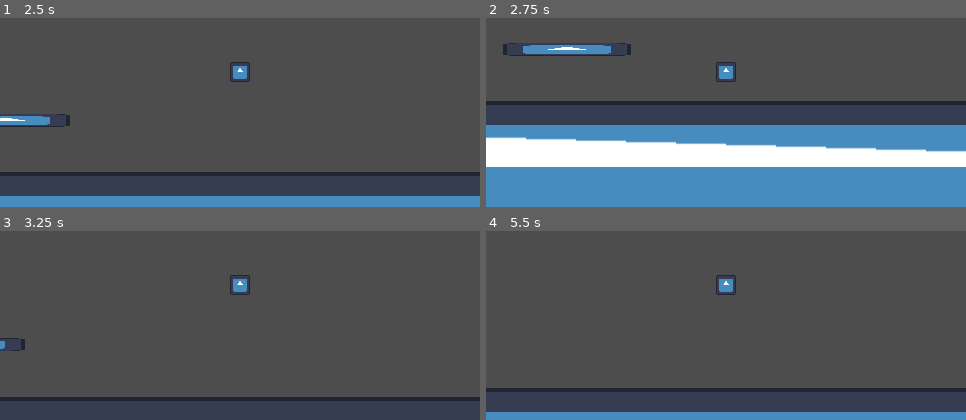
Above: before the commit, frames 1-4 (two rows, left to right).
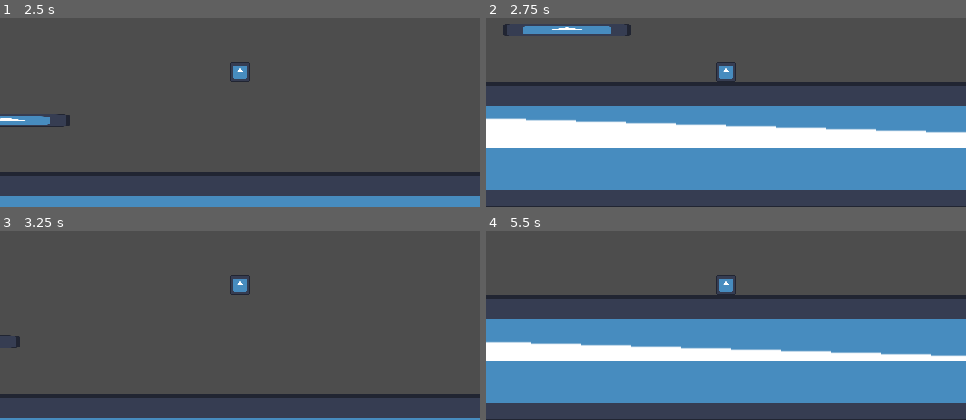
Above: after the commit, the same moments.

Repository: johnferrera29/mad_lab
Game: Godot game, scene res://scenes/main.tscn
The game is run twice, just before and just after one commit, with the same random seed, the same clock (stepped at 60 frames per second) and the same inputs. The engine's default icon, where the game draws it, is replaced by a stand-in: a white triangle on a blue panel in a dark square.
Inputs:
- Up to frame 1 (2.5 s): tap Enter at 0.5 s; hold D (move_right) 0.53-2.03 s; tap Space (jump) at 0.6, 0.77, 1.07, 1.35, 1.52, 1.82, 2.1 s; hold A (move_left) from 2.03 s (still down)
- Up to frame 2 (2.75 s): keep holding A (move_left)
- Up to frame 3 (3.25 s): release A (move_left) at 2.78 s; hold D (move_right) from 2.78 s (still down); tap Space (jump) at 2.85, 3.02 s
- Up to frame 4 (5.5 s): tap Space (jump) at 3.32, 3.6, 3.77, 4.07, 4.35, 4.52, 4.82, 5.1 s; release D (move_right) at 4.28 s; hold A (move_left) 4.28-5.03 s; hold D (move_right) from 5.03 s (still down)

Frame 1 is identical in both runs. In frame 2, 44% of the frame differs, in the area x 0-100%, y 3-100%; in frame 3, 4.4%; in frame 4, 51%, in the area x 0-100%, y 33-100%.

Commit message:
Cleanup coyote time and jump buffer implementation

Diff:
--- a/scenes/characters/player/player.tscn
+++ b/scenes/characters/player/player.tscn
@@ -40,6 +40,14 @@
 script = ExtResource("5_wss2c")
 actor = NodePath("../..")
 
-[node name="Air" type="Node" parent="StateMachine" node_paths=PackedStringArray("actor")]
+[node name="Air" type="Node" parent="StateMachine" node_paths=PackedStringArray("actor", "jump_buffer_timer", "coyote_timer")]
 script = ExtResource("6_2y2n0")
 actor = NodePath("../..")
+jump_buffer_timer = NodePath("JumpBufferTimer")
+coyote_timer = NodePath("CoyoteTimer")
+
+[node name="JumpBufferTimer" type="Timer" parent="StateMachine/Air"]
+one_shot = true
+
+[node name="CoyoteTimer" type="Timer" parent="StateMachine/Air"]
+one_shot = true
--- a/scenes/characters/player/states/player_air_state.gd
+++ b/scenes/characters/player/states/player_air_state.gd
@@ -7,13 +7,20 @@
 
 @export var actor: Player
 @export var animator: AnimatedSprite2D
-
-# TODO: Convert these timers to actual Node Timer.
-var _jump_timer: float
-var _coyote_timer: float
+@export var jump_buffer_timer: Timer
+@export var coyote_timer: Timer
 
 var _was_on_floor: bool
 var _is_jumping: bool
+
+
+func _ready() -> void:
+	# Apply actor specified jump buffer and coyote time.
+	# Otherwise, will use the wait time specifed in Nodes.
+	if actor.jump_buffer:
+		jump_buffer_timer.wait_time = actor.jump_buffer
+	if actor.coyote_time:
+		coyote_timer.wait_time = actor.coyote_time
 
 
 func state_enter(msg: Dictionary = {}) -> void:
@@ -24,12 +31,11 @@
 
 func state_handle_input(event: InputEvent) -> void:
 	if Input.is_action_just_pressed("jump"):
-		if _coyote_timer > 0.0:
-			print("Jump with Coyote time!")
-			_coyote_timer = 0.0
+		if not coyote_timer.is_stopped():
+			coyote_timer.stop()
 			jump(actor.jump_force)
 		else:
-			_jump_timer = actor.jump_buffer
+			jump_buffer_timer.start()
 
 
 func state_physics_process(delta: float) -> void:
@@ -42,9 +48,8 @@
 	if not actor.is_on_floor():
 		check_for_coyote_time(delta)
 
-		# Only apply gravity if coyote time is not active.
-		if _coyote_timer <= 0:
-			# print("Coyote time over! Apply gravity")
+		# Only apply gravity if plyaer is falling and coyote timer is inactive.
+		if coyote_timer.is_stopped():
 			apply_gravity(delta, get_gravity(), actor.terminal_velocity)
 
 		_was_on_floor = false
@@ -64,18 +69,21 @@
 
 
 ## Adds gravity to actor while falling.
-# Limit fall speed by specifying terminal velocity.
+## Limit fall speed by specifying terminal velocity.
 func apply_gravity(delta: float, gravity: float, terminal_velocity: float) -> void:
 	actor.velocity.y += gravity * delta
 
+	# Player has reached peak height and is now falling.
 	if actor.velocity.y >= 0.0:
 		_is_jumping = false
 
-	if terminal_velocity > 0.0 and actor.velocity.y > terminal_velocity:
+	# Applies terminal velocity if specified.
+	if terminal_velocity and actor.velocity.y > terminal_velocity:
+		print("apply terminal velocity")
 		actor.velocity.y = terminal_velocity
 
 
-## Gets either the jump_gravity or fall_gravity depending on actor's velocity.y
+## Gets either the [member Player.jump_gravity] or [member Player.fall_gravity].
 func get_gravity() -> float:
 	return actor.jump_gravity if actor.velocity.y < 0.0 else actor.fall_gravity
 
@@ -88,11 +96,8 @@
 
 ## Checks for a buffered jump and executes [method jump] with a [param force].
 func check_for_buffered_jump(delta: float, force: float) -> bool:
-	_jump_timer -= delta
-
-	if _jump_timer > 0.0:
-		print("BUFFER JUMP")
-		_jump_timer = 0.0
+	if not jump_buffer_timer.is_stopped():
+		jump_buffer_timer.stop()
 		jump(force)
 		return true
 
@@ -100,12 +105,12 @@
 
 
 # Checks if actor is previously on floor and not jumping. If true activate coyote time.
-func check_for_coyote_time(delta: float):
+func check_for_coyote_time(delta: float) -> bool:
 	if _was_on_floor and not _is_jumping:
-			print("Activate COYOTE TIME")
-			_coyote_timer = actor.coyote_time
+		coyote_timer.start()
+		return true
 
-	_coyote_timer -= delta
+	return false
 
 
 ## Move the actor horizontally to the specified [param direction] at a particular [param speed].
@@ -115,5 +120,5 @@
 
 ## Deccelerates the actor by [param speed] towards an optional [param target_speed].
 ## By default decelerates towards zero.
-func decelerate(speed: float, target_speed: float = 0) -> void:
+func decelerate(speed: float, target_speed: float = 0.0) -> void:
 	actor.velocity.x = move_toward(actor.velocity.x, target_speed, speed)
